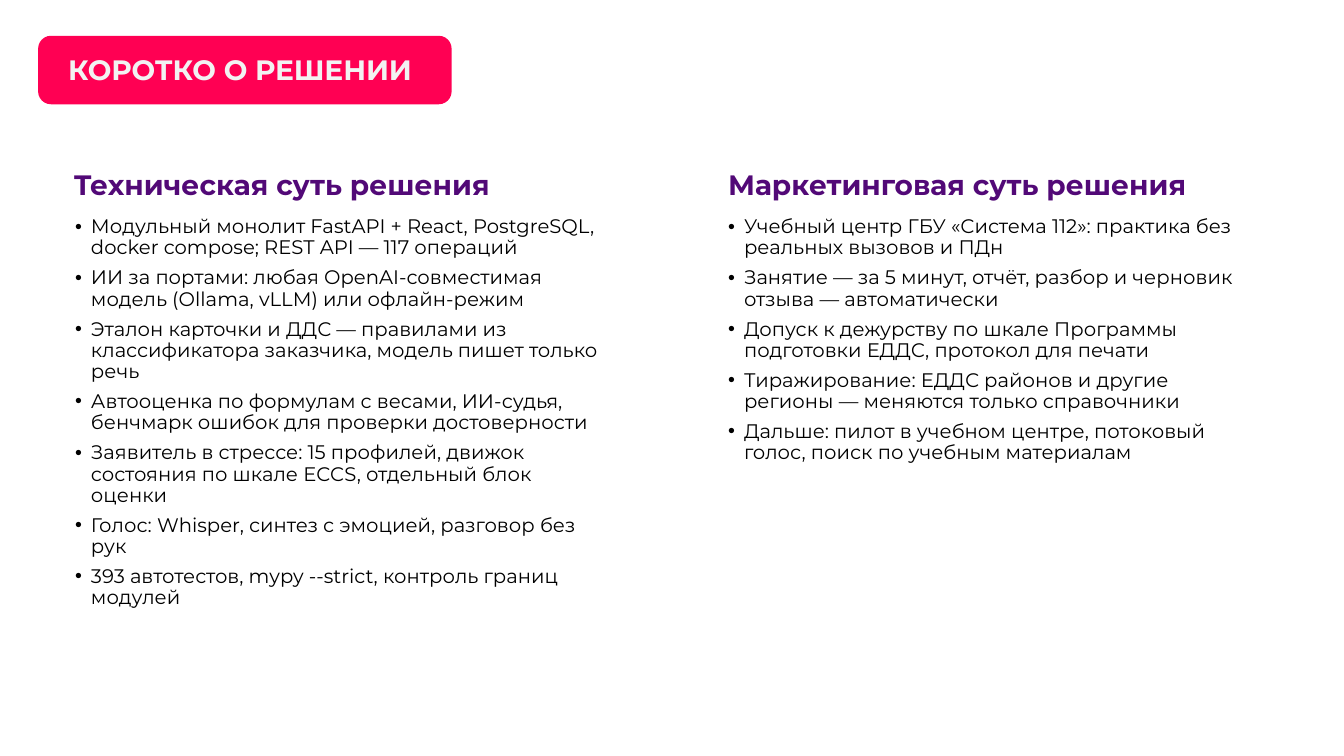
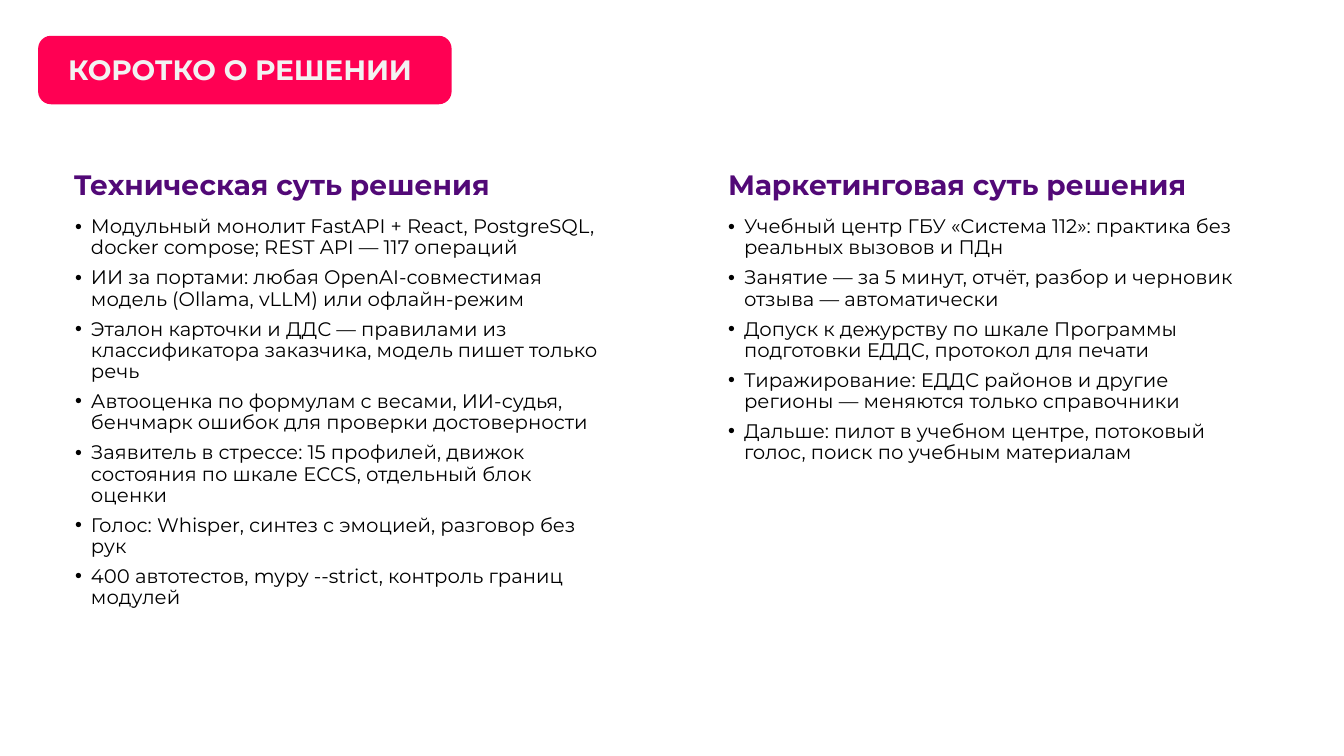
Before and after one commit to Fosh1er/MCHS_hack_AIskra, a slide deck: slide 5 of docs/presentation/АИскра_презентация_ЛЦТ2026.pptx. Drawn at 1344x756 pixels with LibreOffice and Linux fonts; fonts in the diff are those of the drawing; background and template pictures are left out. Boxes give left, top, right and bottom in pixels: in the first picture for what was removed or moved away, otherwise in the second. Text is boxed around its words. In the diff, an @@ line names an element or a change of style, - is before the commit and + after.

```diff
--- a/docs/presentation/АИскра_презентация_ЛЦТ2026.pptx
+++ b/docs/presentation/АИскра_презентация_ЛЦТ2026.pptx
@@ text at [91, 568, 563, 608]: text changed @@
-• 393 автотестов, mypy --strict, контроль границ модулей
+• 400 автотестов, mypy --strict, контроль границ модулей
```
Also in this commit, not shown: 1 other slide changed, 1 other file.
